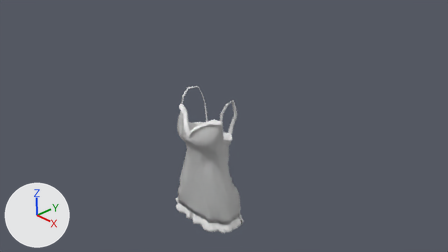
The Blender file working/victoria/slip.blend as it was, and as the next commit left it.
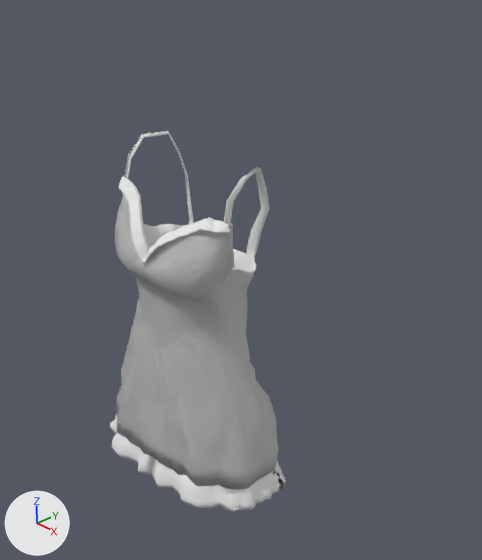
Each version is shown from the file's camera 'Camera', then close up on the part from 30% to 71% of the width and 14% to 100% of the height. Every picture has the same lights, and +X, +Y and +Z are marked at lower left.

The first close-up shows 'dress frills', 'slip (interior)', 'top frills'.
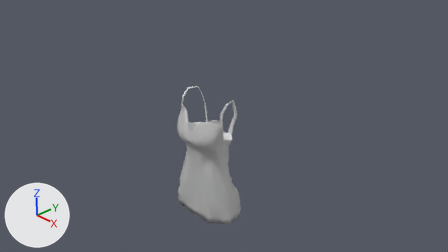
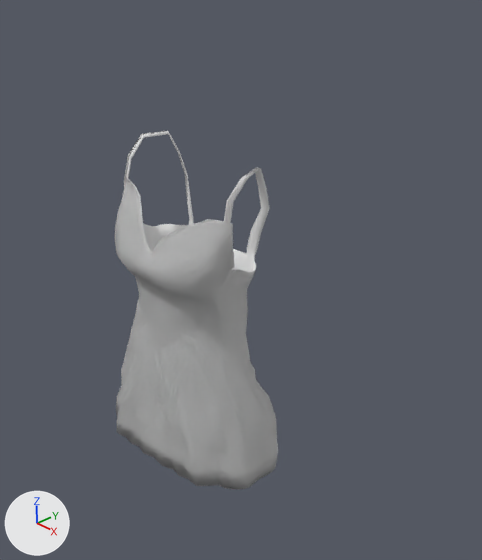
Location of each change, (x1, y1, x2, y2) in pixels of the close-ups (482 x 560 px):
'dress frills', deleted: before (109, 414, 286, 512)
'top frills', deleted: before (119, 176, 230, 264)

The change in detail:
Object 'dress frills' (ob_dress_frills) is deleted.
Object 'top frills' (ob_top_frills) is deleted.
